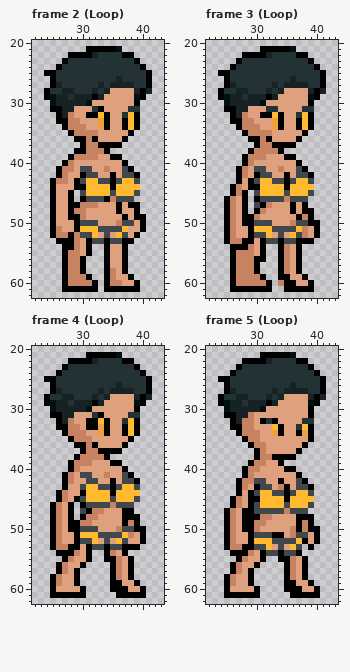
Pixel-art file, stored at NPC/Sasha.ase. The picture above is the old version.
64x64 pixels, 15 frames. Colours within 5 levels of each other are drawn and written as one. Shown: frame 2 (Loop): x 22..43, y 20..62; frame 3 (Loop): x 22..43, y 20..62; frame 4 (Loop): x 22..43, y 20..62; frame 5 (Loop): x 22..43, y 20..62. The commit also changed other frames, which this record leaves out.
And afterwards:
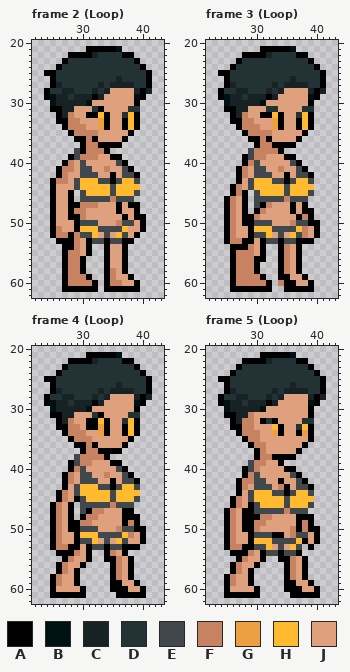
Palette (. is transparent): A #000000  B #001114  C #172224  D #233235  E #41484d  F #c78361  G #eda042  H #ffba30  J #dfa17d
Changes in this commit:
Changed rows in their new state; - is an unchanged pixel.
Frame 2 (Loop), layer "Clothes":
first column x 29:
38 E-------
39 E-------
40 -E-----E
42 -E------
43 EH------
44 EH----E-
46 -E---E--
Frame 3 (Loop), layer "Clothes":
first column x 29:
38 E-------
39 E-------
40 -E-----E
42 -E------
43 EH------
44 EH----E-
46 -E------
Frame 4 (Loop), layer "Clothes": the same change as frame 3 (Loop)
Frame 5 (Loop), layer "Clothes":
first column x 29:
39 E-------
40 E-------
41 -E-----E
43 -E------
44 EH------
45 EH----E-
